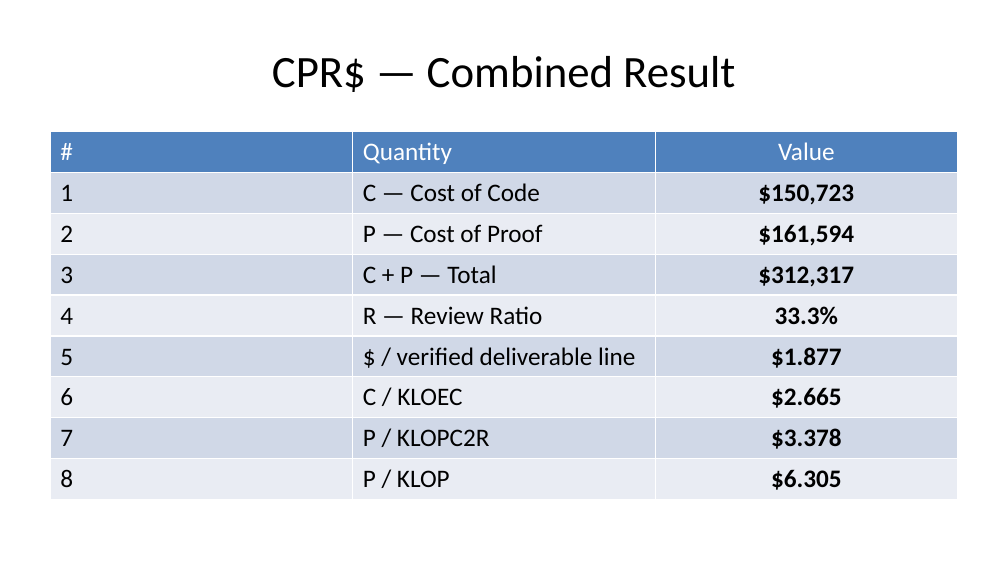
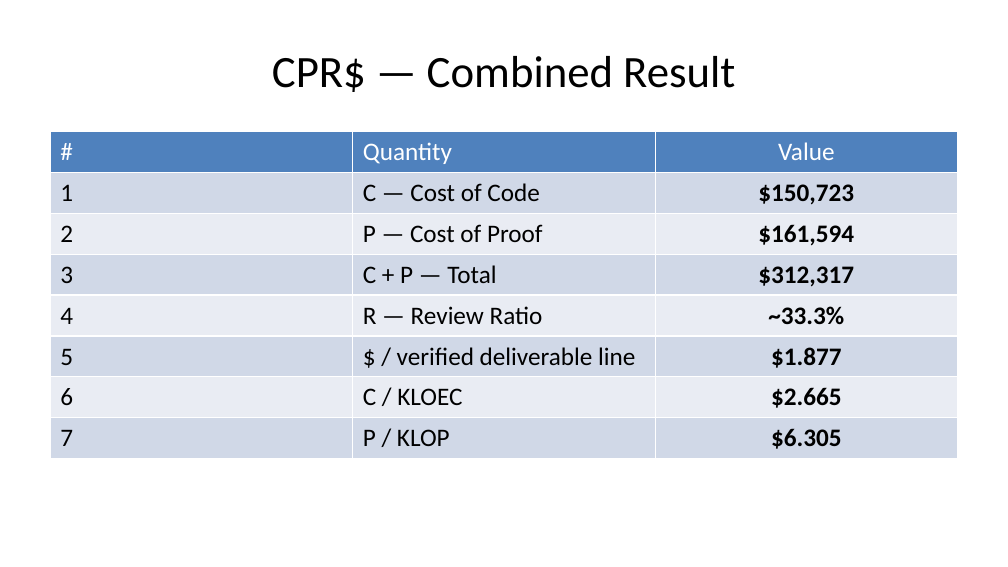
Before and after one commit to briangmilnes/APAS-VERUS, a slide deck: slide 60 of lectures/slidesCMUCS.pptx (slide 59 before the commit). Drawn at 1008x567 pixels with LibreOffice and Linux fonts; fonts in the diff are those of the drawing. Boxes give left, top, right and bottom in pixels: in the first picture for what was removed or moved away, otherwise in the second. Text is boxed around its words. In the diff, an @@ line names an element or a change of style, - is before the commit and + after.

```diff
--- a/lectures/slidesCMUCS.pptx
+++ b/lectures/slidesCMUCS.pptx
@@ table at <box>50,132,958,506</box> @@
-row 5, column 3: 33.3%
+row 5, column 3: ~33.3%
-row 8: 7 | P / KLOPC2R | $3.378
-row 9: 8 | P / KLOP | $6.305
+row 8: 7 | P / KLOP | $6.305
```
Also in this commit, not shown: 3 other slides changed, 1 slide added, 2 other files.
